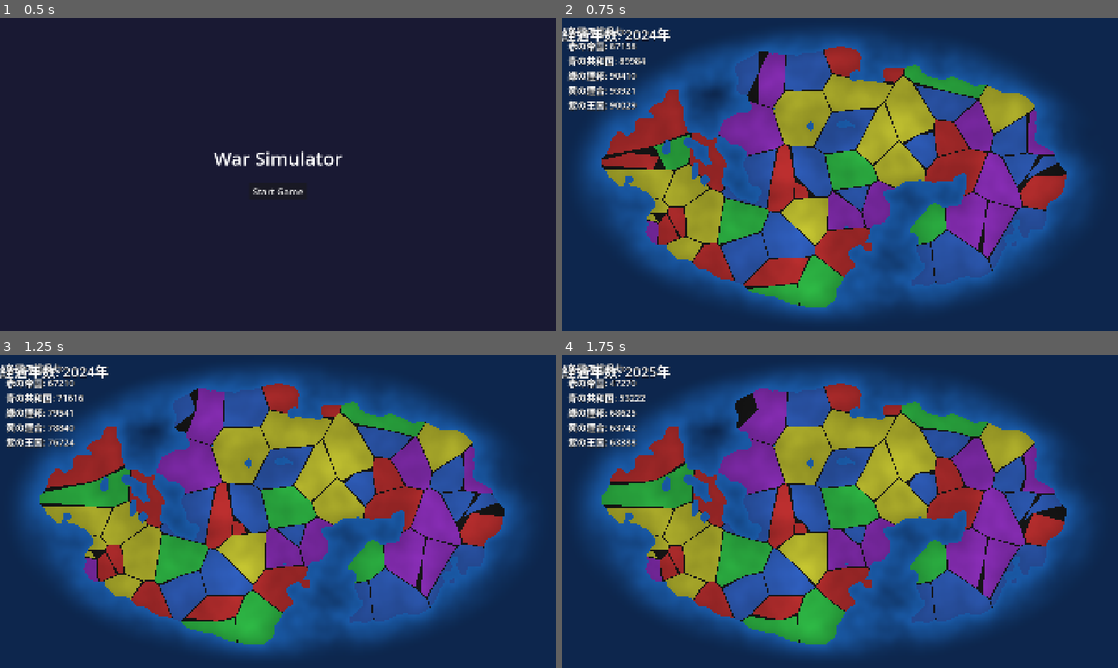
Above: before the commit, frames 1-4 (two rows, left to right).
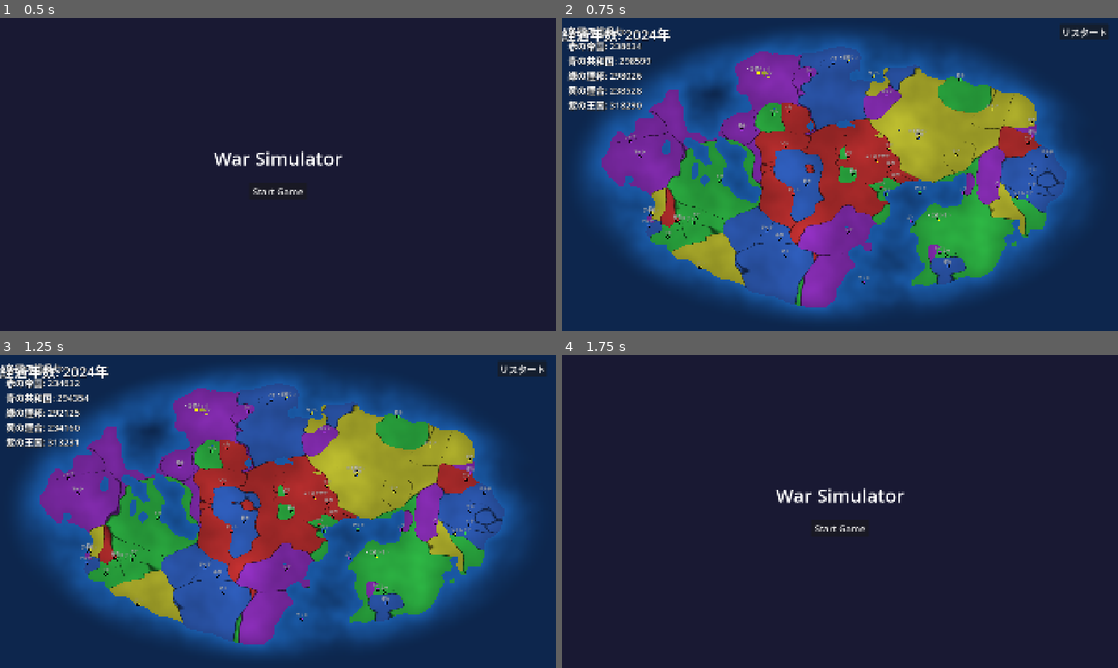
Above: after the commit, the same moments.

Repository: ateliee/war-simulator
Game: Godot game, scene res://scenes/Title.tscn
Same seed, same stepped clock (60 frames per second), same inputs: the game is played once before the commit and once after it.
Inputs (mouse positions are in pixels of both pictures, inside the frame that each line leads up to):
- Up to frame 1 (0.5 s): no input
- Up to frame 2 (0.75 s): click "Start Game" at 0.5 s
- Up to frame 3 (1.25 s): no input
- Up to frame 4 (1.75 s): click (1084, 367) at 1.25 s, where only the run after the commit has a clickable "リスタート"

Frame 1 is identical in both runs. In frame 2, 32% of the frame differs, in the area x 7-99%, y 2-93%; in frame 3, 32%; in frame 4, 100%, in the area x 0-100%, y 0-100%.

Commit message:
feat: refactor map rendering with city labels, Gabriel graph logic, and improved voronoi shader generation

Diff:
--- a/scenes/Map.tscn
+++ b/scenes/Map.tscn
@@ -6,5 +6,6 @@
 script = ExtResource("1_map")
 
 [node name="Background" type="ColorRect" parent="."]
+z_index = -1
 offset_right = 1920.0
 offset_bottom = 1080.0
--- a/scripts/City.gd
+++ b/scripts/City.gd
@@ -1,9 +1,12 @@
 extends RefCounted
 
-var name: String
-var position: Vector2
-var faction # Cannot use static typing without class_name cache to prevent errors
+var name: String = ""
+var position: Vector2 = Vector2()
+var faction = null
+var power: float = 20000.0
+var max_power: float = 30000.0
+var is_capital: bool = false
 
 func _init(_name: String, _pos: Vector2):
-	self.name = _name
-	self.position = _pos
+	name = _name
+	position = _pos
--- a/scripts/Faction.gd
+++ b/scripts/Faction.gd
@@ -1,13 +1,18 @@
 extends RefCounted
 
-var name: String
-var color: Color
-var total_power: float
+var name: String = ""
+var color: Color = Color.WHITE
+var cities: Array = []
 
-func _init(_name: String, _color: Color, _power: float):
-	self.name = _name
-	self.color = _color
-	self.total_power = _power
+func _init(_name: String, _color: Color):
+	name = _name
+	color = _color
+
+func get_total_power() -> float:
+	var total = 0.0
+	for c in cities:
+		total += c.power
+	return total
 
 func is_alive() -> bool:
-	return total_power > 0
+	return cities.size() > 0
--- a/scripts/Main.gd
+++ b/scripts/Main.gd
@@ -11,9 +11,12 @@
 var noise: FastNoiseLite
 var game_time: float = 0.0
 
+var city_names = ["アイゼン", "ルカ", "バルド", "セルフィ", "アリア", "グラン", "オルザ", "ドラン", "メル", "リム", "ゼノ", "カリン", "ノア", "シオン", "レナ", "マリス", "ロイド", "クロウ", "レイ", "ユウ", "カイ", "ルイン", "アーク", "セシル", "ディン", "エド", "フレア", "ガイ", "ヒロ", "イオ", "ジン", "ケン", "ラン", "ミカ", "ナツ", "オト", "ピア", "クイン", "リタ", "サヤ", "タマ", "ウミ", "ヴィオ", "ワカ", "シト", "ヨミ", "ザラ"]
+
 @onready var ui_container = CanvasLayer.new()
 @onready var faction_list_label = Label.new()
 @onready var time_label = Label.new()
+@onready var restart_btn = Button.new() # リスタートボタン
 
 func _ready():
 	add_child(ui_container)
@@ -31,6 +34,12 @@
 	time_label.add_theme_color_override("font_color", Color.WHITE)
 	time_label.add_theme_color_override("font_shadow_color", Color.BLACK)
 
+	ui_container.add_child(restart_btn)
+	restart_btn.text = "リスタート"
+	restart_btn.position = Vector2(1920 - 200, 20)
+	restart_btn.add_theme_font_size_override("font_size", 32)
+	restart_btn.pressed.connect(_on_restart_pressed)
+
 	_init_factions()
 	_init_cities()
 
@@ -38,12 +47,15 @@
 	add_child(map_instance)
 	map_instance.setup(cities, factions, noise)
 
+func _on_restart_pressed():
+	get_tree().change_scene_to_file("res://scenes/Title.tscn")
+
 func _init_factions():
-	var red = FactionRef.new("赤の帝国", Color(0.8, 0.2, 0.2), randf_range(80000, 100000))
-	var blue = FactionRef.new("青の共和国", Color(0.2, 0.4, 0.8), randf_range(80000, 100000))
-	var green = FactionRef.new("緑の連邦", Color(0.2, 0.8, 0.3), randf_range(80000, 100000))
-	var yellow = FactionRef.new("黄の連合", Color(0.8, 0.8, 0.2), randf_range(80000, 100000))
-	var purple = FactionRef.new("紫の王国", Color(0.6, 0.2, 0.8), randf_range(80000, 100000))
+	var red = FactionRef.new("赤の帝国", Color(0.8, 0.2, 0.2))
+	var blue = FactionRef.new("青の共和国", Color(0.2, 0.4, 0.8))
+	var green = FactionRef.new("緑の連邦", Color(0.2, 0.8, 0.3))
+	var yellow = FactionRef.new("黄の連合", Color(0.8, 0.8, 0.2))
+	var purple = FactionRef.new("紫の王国", Color(0.6, 0.2, 0.8))
 
 	factions = [red, blue, green, yellow, purple]
 
@@ -51,11 +63,10 @@
 	noise = FastNoiseLite.new()
 	noise.seed = randi()
 	noise.noise_type = FastNoiseLite.TYPE_PERLIN
-	# 周波数を調整し、複数大陸や島が生成されやすくする
 	noise.frequency = 0.003
 	noise.fractal_octaves = 4
 
-	var num_cities = 60 # さらに都市を少し増やして密度を確保
+	var num_cities = 60
 	var screen_size = Vector2(1920, 1080)
 
 	var spawned = 0
@@ -64,7 +75,6 @@
 		timeout += 1
 		var pos = Vector2(randf_range(50, screen_size.x - 50), randf_range(50, screen_size.y - 50))
 
-		# 滑らかなビネット（減衰）マスクを適用し複数大陸化
 		var uv = pos / screen_size
 		var dist_uv = uv.distance_to(Vector2(0.5, 0.5))
 		var falloff = 1.0 - smoothstep(0.35, 0.5, dist_uv)
@@ -72,11 +82,27 @@
 		var n = noise.get_noise_2d(pos.x, pos.y) * 0.5 + 0.5
 		n *= falloff
 
-		if n > 0.4: # 陸地判定
-			var city = CityRef.new("都市" + str(spawned+1), pos)
-			city.faction = factions[randi() % factions.size()]
+		if n > 0.4:
+			var city_name = "都市"
+			if city_names.size() > 0:
+				var idx = randi() % city_names.size()
+				city_name = city_names[idx]
+				city_names.remove_at(idx)
+
+			var city = CityRef.new(city_name, pos)
+			var fac = factions[randi() % factions.size()]
+			city.faction = fac
+			fac.cities.append(city)
 			cities.append(city)
 			spawned += 1
+
+	for f in factions:
+		if f.cities.size() > 0:
+			var cap = f.cities[0]
+			cap.is_capital = true
+			cap.power = 60000.0
+			cap.max_power = 60000.0
+			cap.name = "王都" + cap.name
 
 func _process(delta):
 	game_time += delta
@@ -101,71 +127,67 @@
 		get_tree().change_scene_to_file("res://scenes/Result.tscn")
 
 func _update_simulation(delta):
-	# 回復
-	for faction in factions:
-		if faction.is_alive():
-			faction.total_power += 400 * delta
+	for c in cities:
+		var recovery = 200.0 * delta
+		if c.is_capital:
+			recovery = 600.0 * delta
+		c.power = min(c.power + recovery, c.max_power)
 
 	var adjacency = map_instance.get_adjacency_list()
 	var damage_to_deal = {}
-	for f in factions:
-		damage_to_deal[f] = 0.0
+	for c in cities:
+		damage_to_deal[c] = 0.0
 
 	for pair in adjacency:
 		var c1 = pair[0]
 		var c2 = pair[1]
 
-		if c1.faction != c2.faction and c1.faction.is_alive() and c2.faction.is_alive():
-			# ダメージ量を大幅に低下させ、侵攻を遅らせる
-			damage_to_deal[c1.faction] += randf_range(500, 700) * delta
-			damage_to_deal[c2.faction] += randf_range(500, 700) * delta
+		if c1.faction != c2.faction:
+			damage_to_deal[c1] += randf_range(300, 500) * delta
+			damage_to_deal[c2] += randf_range(300, 500) * delta
 
-	for f in factions:
-		if f.is_alive():
-			f.total_power -= damage_to_deal[f]
-			if f.total_power <= 0:
-				_annex_faction(f)
+	for c in cities:
+		c.power -= damage_to_deal[c]
+		if c.power <= 0:
+			_city_annexed(c)
 
-	map_instance.update_faction_powers(factions)
+	map_instance.update_city_powers(cities)
 
-func _annex_faction(defeated_faction):
-	defeated_faction.total_power = 0
-
+func _city_annexed(defeated_city):
 	var adjacency = map_instance.get_adjacency_list()
-	var neighbor_factions = []
-
+	var enemy_neighbors = []
 	for pair in adjacency:
-		var c1 = pair[0]
-		var c2 = pair[1]
-		if c1.faction == defeated_faction and c2.faction != defeated_faction and c2.faction.is_alive():
-			if not neighbor_factions.has(c2.faction):
-				neighbor_factions.append(c2.faction)
-		elif c2.faction == defeated_faction and c1.faction != defeated_faction and c1.faction.is_alive():
-			if not neighbor_factions.has(c1.faction):
-				neighbor_factions.append(c1.faction)
+		if pair[0] == defeated_city and pair[1].faction != defeated_city.faction:
+			enemy_neighbors.append(pair[1].faction)
+		elif pair[1] == defeated_city and pair[0].faction != defeated_city.faction:
+			enemy_neighbors.append(pair[0].faction)
 
 	var winner = null
-	if neighbor_factions.size() > 0:
-		winner = neighbor_factions[randi() % neighbor_factions.size()]
-	else:
-		var alive = factions.filter(func(f): return f.is_alive())
-		if alive.size() > 0:
-			winner = alive[randi() % alive.size()]
+	if enemy_neighbors.size() > 0:
+		winner = enemy_neighbors[randi() % enemy_neighbors.size()]
 
 	if winner != null:
-		for city in cities:
-			if city.faction == defeated_faction:
-				city.faction = winner
+		var old_faction = defeated_city.faction
+		old_faction.cities.erase(defeated_city)
+
+		defeated_city.faction = winner
+		winner.cities.append(defeated_city)
+
+		if defeated_city.is_capital:
+			defeated_city.is_capital = false
+			defeated_city.name = defeated_city.name.replace("王都", "旧都")
+			defeated_city.max_power = 30000.0
+
+		defeated_city.power = 5000.0
 
 func _update_ui():
-	# 経過年数（1秒 = 1年）
 	var current_year = 2024 + int(game_time)
 	time_label.text = "経過年数: %d年" % current_year
 
 	var text = "各国の総兵力:\n"
 	for f in factions:
 		if f.is_alive():
-			text += "%s: %d\n" % [f.name, int(f.total_power)]
+			text += "%s: %d\n" % [f.name, int(f.get_total_power())]
 		else:
 			text += "%s: 滅亡\n" % f.name
 	faction_list_label.text = text
--- a/scripts/Map.gd
+++ b/scripts/Map.gd
@@ -8,10 +8,14 @@
 var cities: Array = []
 var factions: Array = []
 var noise_tex: NoiseTexture2D
+var sys_font: SystemFont
 
 func setup(_cities: Array, _factions: Array, _noise: FastNoiseLite):
 	cities = _cities
 	factions = _factions
+
+	sys_font = SystemFont.new()
+	sys_font.font_names = PackedStringArray(["Hiragino Sans", "Yu Gothic", "Meiryo", "sans-serif"])
 
 	noise_tex = NoiseTexture2D.new()
 	noise_tex.noise = _noise
@@ -33,37 +37,43 @@
 	mat.set_shader_parameter("city_positions", pos_array)
 	mat.set_shader_parameter("screen_size", Vector2(1920, 1080))
 
-	_update_shader_colors()
+	update_city_powers(cities)
 
-func update_faction_powers(current_factions: Array):
+func update_city_powers(current_cities: Array):
 	if background.material == null:
 		return
 	var powers_array = PackedFloat32Array()
-	for f in current_factions:
-		powers_array.append(max(f.total_power, 1.0))
-	background.material.set_shader_parameter("faction_powers", powers_array)
+	var color_array = PackedColorArray()
+	for c in current_cities:
+		powers_array.append(max(c.power, 1.0))
+		color_array.append(c.faction.color)
+
+	background.material.set_shader_parameter("city_powers", powers_array)
+	background.material.set_shader_parameter("city_colors", color_array)
 
 func _process(_delta):
-	_update_shader_colors()
 	queue_redraw()
 
-func _update_shader_colors():
-	if background.material == null:
-		return
-	var color_array = PackedColorArray()
-	var city_factions_array = PackedInt32Array()
-
-	for c in cities:
-		color_array.append(c.faction.color)
-		city_factions_array.append(factions.find(c.faction))
-
-	background.material.set_shader_parameter("city_colors", color_array)
-	background.material.set_shader_parameter("city_factions", city_factions_array)
-
 func _draw():
+	var font_size = 14
 	for c in cities:
 		draw_circle(c.position, 6.0, Color.BLACK)
-		draw_circle(c.position, 4.0, c.faction.color)
+
+		if c.is_capital:
+			draw_circle(c.position, 5.0, Color.YELLOW)
+			draw_circle(c.position, 3.0, c.faction.color)
+		else:
+			draw_circle(c.position, 4.0, c.faction.color)
+
+		var display_name = c.name
+		if c.is_capital:
+			display_name = "★" + c.name
+
+		var string_size = sys_font.get_string_size(display_name, HORIZONTAL_ALIGNMENT_CENTER, -1, font_size)
+		var text_pos = c.position + Vector2(-string_size.x / 2.0, -10)
+
+		draw_string_outline(sys_font, text_pos, display_name, HORIZONTAL_ALIGNMENT_CENTER, -1, font_size, 2, Color.BLACK)
+		draw_string(sys_font, text_pos, display_name, HORIZONTAL_ALIGNMENT_CENTER, -1, font_size, Color.WHITE)
 
 func get_adjacency_list() -> Array:
 	var points = PackedVector2Array()
@@ -78,16 +88,31 @@
 		var idx1 = delaunay[i+1]
 		var idx2 = delaunay[i+2]
 
-		_add_edge(adjacency, cities[idx0], cities[idx1])
-		_add_edge(adjacency, cities[idx1], cities[idx2])
-		_add_edge(adjacency, cities[idx2], cities[idx0])
+		_add_edge_if_gabriel(adjacency, cities[idx0], cities[idx1])
+		_add_edge_if_gabriel(adjacency, cities[idx1], cities[idx2])
+		_add_edge_if_gabriel(adjacency, cities[idx2], cities[idx0])
 
 	return adjacency
 
-func _add_edge(adj_list: Array, c1, c2):
+func _add_edge_if_gabriel(adj_list: Array, c1, c2):
+	# ガブリエルグラフ判定：2点間の円内に他の都市が含まれていないかチェック
+	# これにより、「国境を接していない遠くの都市から突然侵攻される」という不具合を防止する
+	var mid = (c1.position + c2.position) / 2.0
+	var radius_sq = c1.position.distance_squared_to(mid)
+
+	var is_valid = true
+	for c3 in cities:
+		if c3 == c1 or c3 == c2:
+			continue
+		# もし他の都市が円の内側にある場合、このエッジは無効（直接国境を接していない）
+		if c3.position.distance_squared_to(mid) < radius_sq:
+			is_valid = false
+			break
+
+	if not is_valid:
+		return
+
 	var pair1 = [c1, c2]
-	var pair2 = [c2, c1]
-
 	var found = false
 	for p in adj_list:
 		if (p[0] == c1 and p[1] == c2) or (p[0] == c2 and p[1] == c1):
--- a/shaders/voronoi.gdshader
+++ b/shaders/voronoi.gdshader
@@ -3,17 +3,15 @@
 uniform int num_cities = 0;
 uniform vec2 city_positions[100];
 uniform vec4 city_colors[100];
-uniform int city_factions[100];
-uniform float faction_powers[5];
+uniform float city_powers[100];
 
 uniform vec2 screen_size = vec2(1920.0, 1080.0);
 uniform sampler2D noise_tex;
-uniform float land_threshold = 0.4; // 陸地のしきい値を調整
+uniform float land_threshold = 0.4;
 
 void fragment() {
 	vec2 pos = UV * screen_size;
 
-	// 滑らかなビネット（減衰）マスクで複数大陸を生成
 	float dist_uv = distance(UV, vec2(0.5, 0.5));
 	float falloff = 1.0 - smoothstep(0.35, 0.5, dist_uv);
 
@@ -25,17 +23,22 @@
 		vec3 shallow_sea = vec3(0.1, 0.35, 0.65);
 		COLOR = vec4(mix(deep_sea, shallow_sea, n / land_threshold), 1.0);
 	} else {
-		float min_dist = 999999.0;
+		float min_dist = 99999999.0;
 		int closest_i = 0;
 
-		float min_dist2 = 999999.0;
+		float min_dist2 = 99999999.0;
+
+		vec2 warp = vec2(
+			texture(noise_tex, UV).r - 0.5,
+			texture(noise_tex, vec2(UV.y, 1.0 - UV.x)).r - 0.5
+		);
+		vec2 warped_pos = pos + warp * 200.0;
 
 		for (int i = 0; i < num_cities; i++) {
-			int fac = city_factions[i];
-			float power = faction_powers[fac];
+			float power = city_powers[i];
+			float weight = max(power, 100.0);
 
-			float weight = max(power, 1.0);
-			float d = distance(pos, city_positions[i]) - weight * 0.001;
+			float d = distance(warped_pos, city_positions[i]) / weight;
 
 			if (d < min_dist) {
 				min_dist2 = min_dist;
@@ -48,9 +51,10 @@
 
 		vec3 color = city_colors[closest_i].rgb;
 
-		if (min_dist2 - min_dist < 3.0) {
-			color = vec3(0.1, 0.1, 0.1);
-		}
+		// 黒い巨大な影が出ないよう、2点間の比率を用いた自然な境界線を描画
+		float ratio = min_dist / max(min_dist2, 0.0001);
+		// 国境付近（ratioが1.0に近い場所）を少し暗くして自然な線にする
+		color *= mix(1.0, 0.4, smoothstep(0.97, 1.0, ratio));
 
 		color *= mix(0.7, 1.0, (n - land_threshold) / (1.0 - land_threshold));
 
